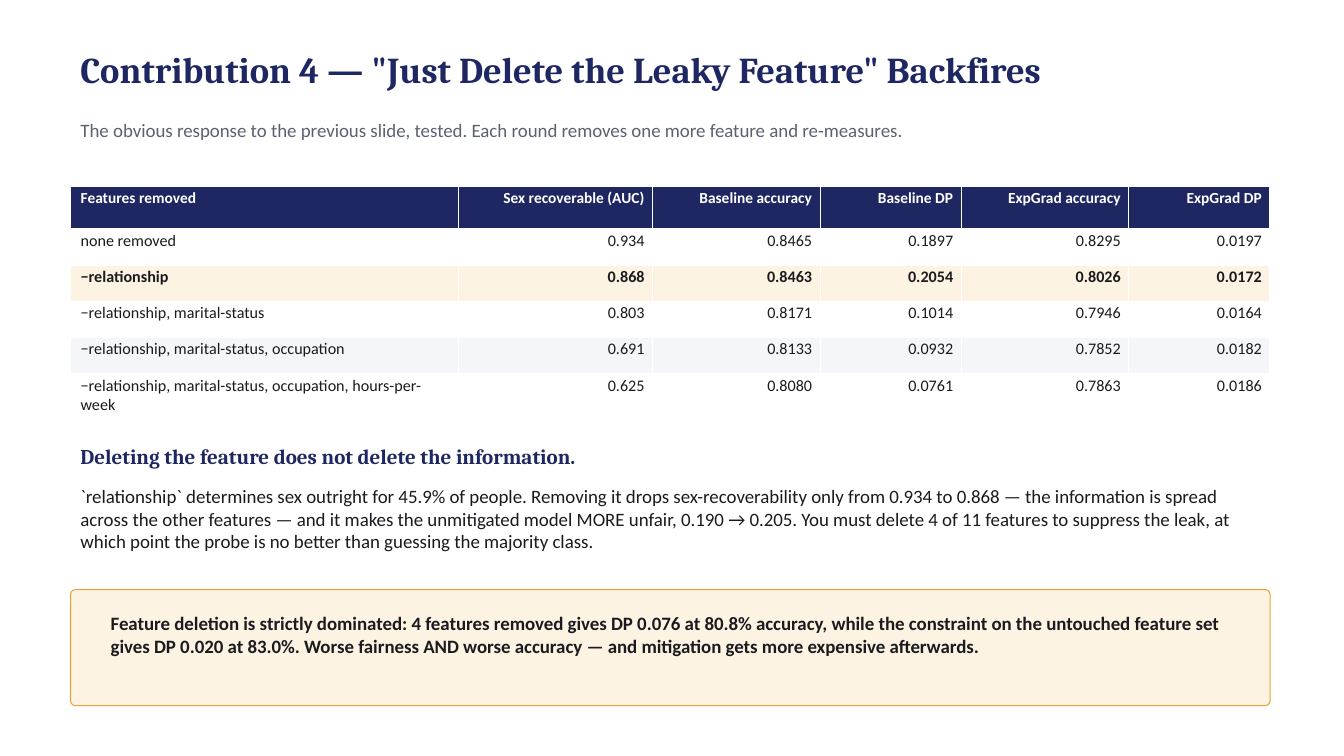
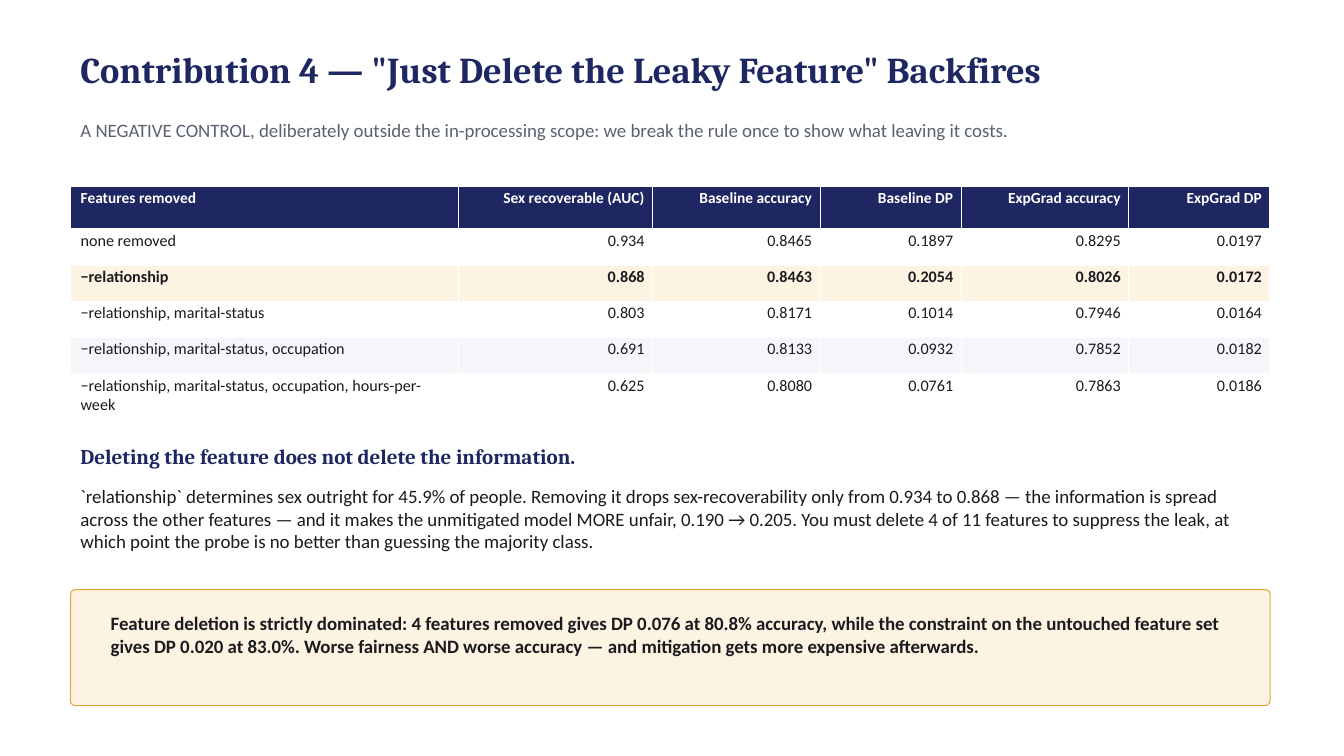
Before and after one commit to Dheirav/who-pays-for-fairness, a slide deck: slide 20 of bias_mitigation_plan.pptx. Drawn at 1344x756 pixels with LibreOffice and Linux fonts; fonts in the diff are those of the drawing. Boxes give left, top, right and bottom in pixels: in the first picture for what was removed or moved away, otherwise in the second. Text is boxed around its words. In the diff, an @@ line names an element or a change of style, - is before the commit and + after.

```diff
--- a/bias_mitigation_plan.pptx
+++ b/bias_mitigation_plan.pptx
@@ text at [80,124,1007,140]: text changed @@
-The obvious response to the previous slide, tested. Each round removes one more feature and re-measures.
+A NEGATIVE CONTROL, deliberately outside the in-processing scope: we break the rule once to show what leaving it costs.
```
Also in this commit, not shown: 5 other files.
